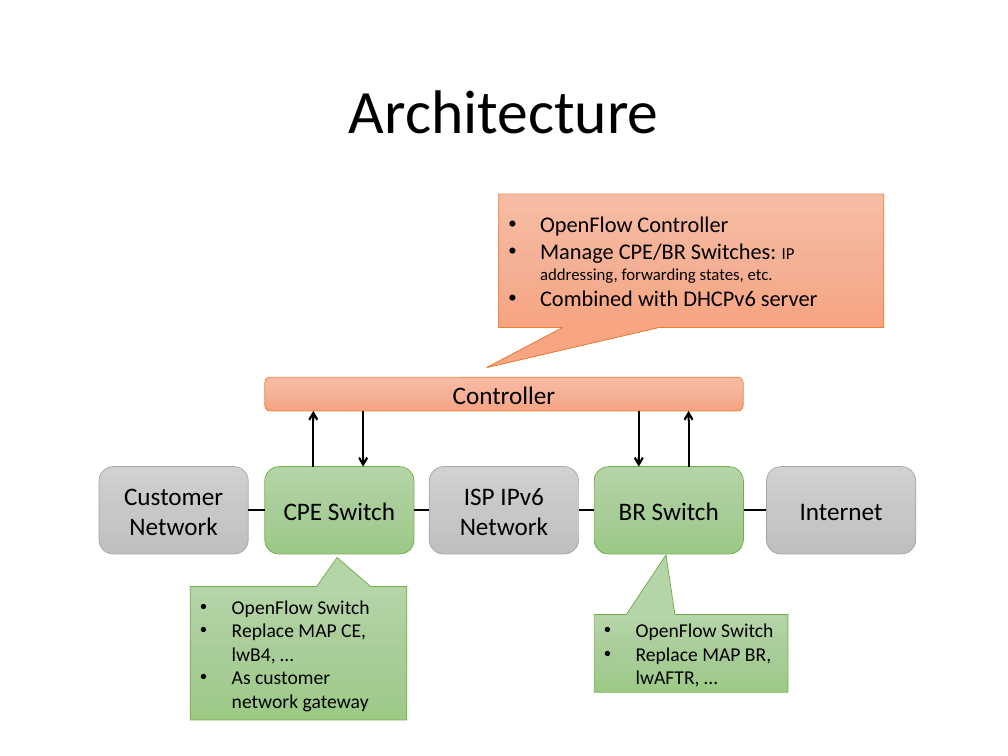
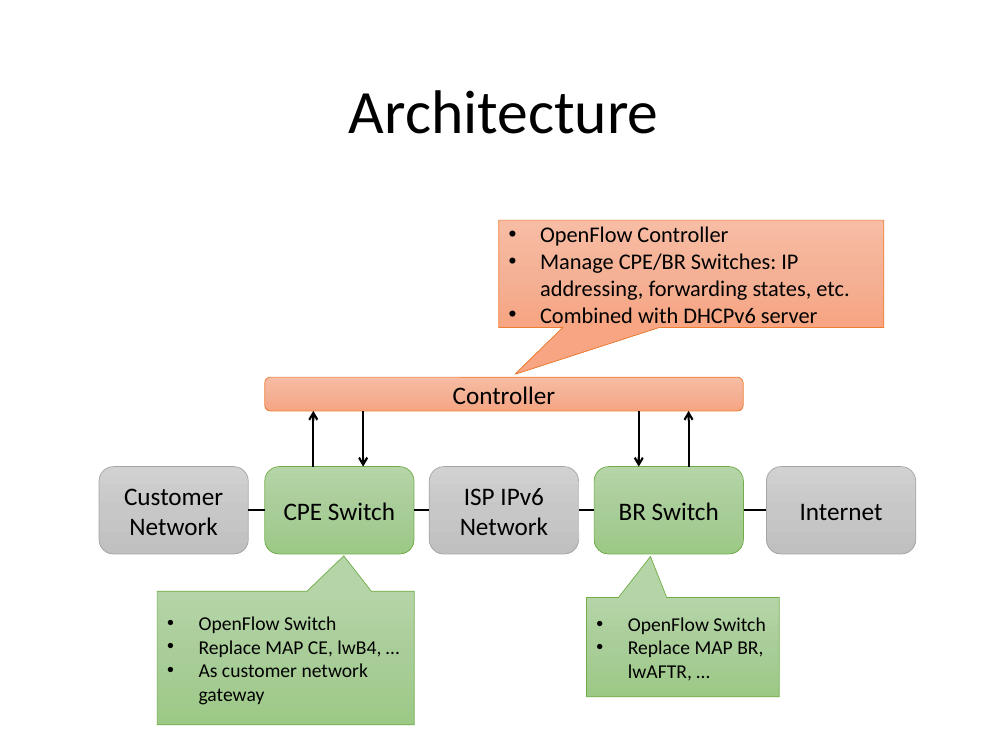
Before and after one commit to gnocuil/draft-sdn, a slide deck: slide 4 of Unified IPv6 Transition Framework With Flow-based Forwarding.pptx. Drawn at 1008x756 pixels with LibreOffice and Linux fonts; fonts in the diff are those of the drawing. Boxes give left, top, right and bottom in pixels: in the first picture for what was removed or moved away, otherwise in the second. Text is boxed around its words. In the diff, an @@ line names an element or a change of style, - is before the commit and + after.

```diff
--- a/Unified IPv6 Transition Framework With Flow-based Forwarding.pptx
+++ b/Unified IPv6 Transition Framework With Flow-based Forwarding.pptx
@@ speech box "OpenFlow Controller": place and size @@
-speech box "OpenFlow Controller" at [499, 194, 884, 328]
+speech box "OpenFlow Controller" at [499, 220, 884, 327]
@@ text in speech box at [540, 253, 849, 300]: size 12 to 16 pt in "IP addressing, forwarding states, etc." @@
@@ proportions changed in 3 elements at [499, 220, 884, 327], [587, 598, 779, 698], [157, 592, 414, 725] @@
@@ speech box "OpenFlow Switch": place and size @@
-speech box "OpenFlow Switch" at [191, 587, 407, 720]
+speech box "OpenFlow Switch" at [157, 592, 414, 725]
@@ speech box "OpenFlow Switch": place and size @@
-speech box "OpenFlow Switch" at [594, 615, 787, 692]
+speech box "OpenFlow Switch" at [587, 598, 779, 698]
```
Also in this commit, not shown: 5 other slides changed, 1 slide removed.
